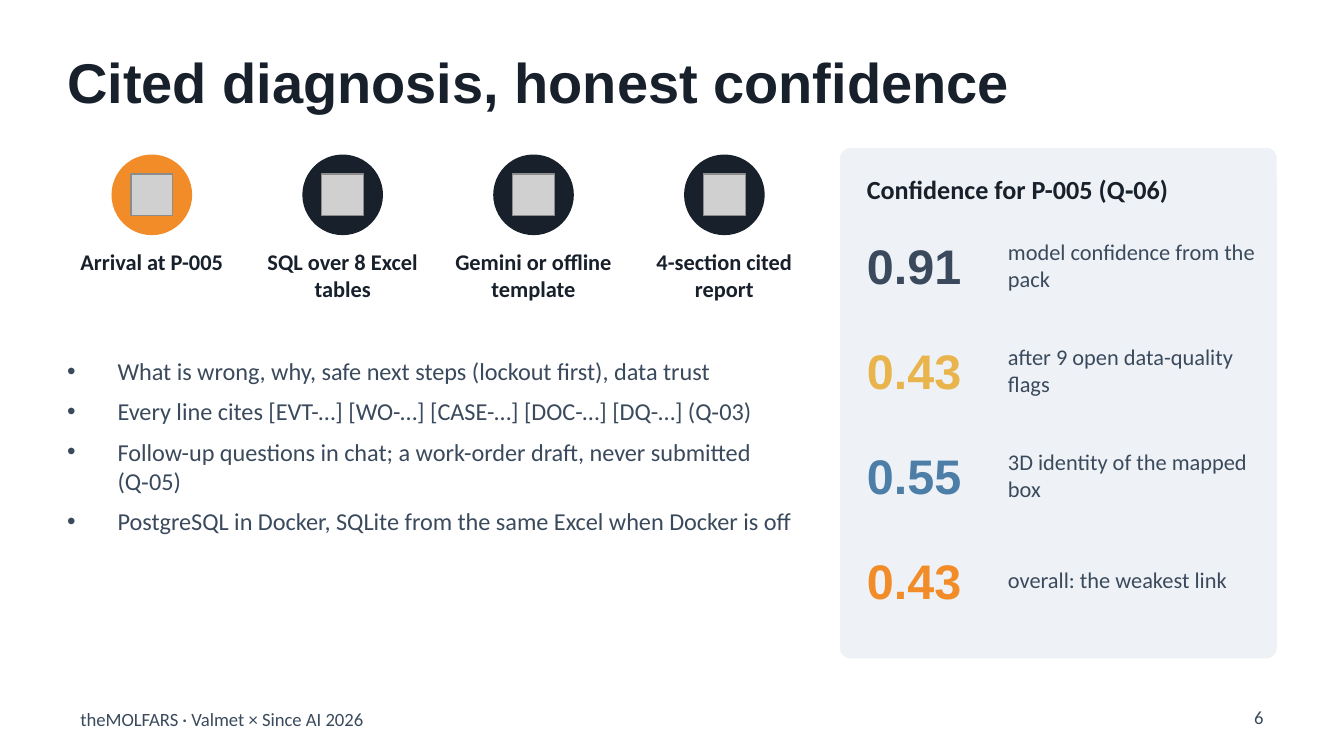
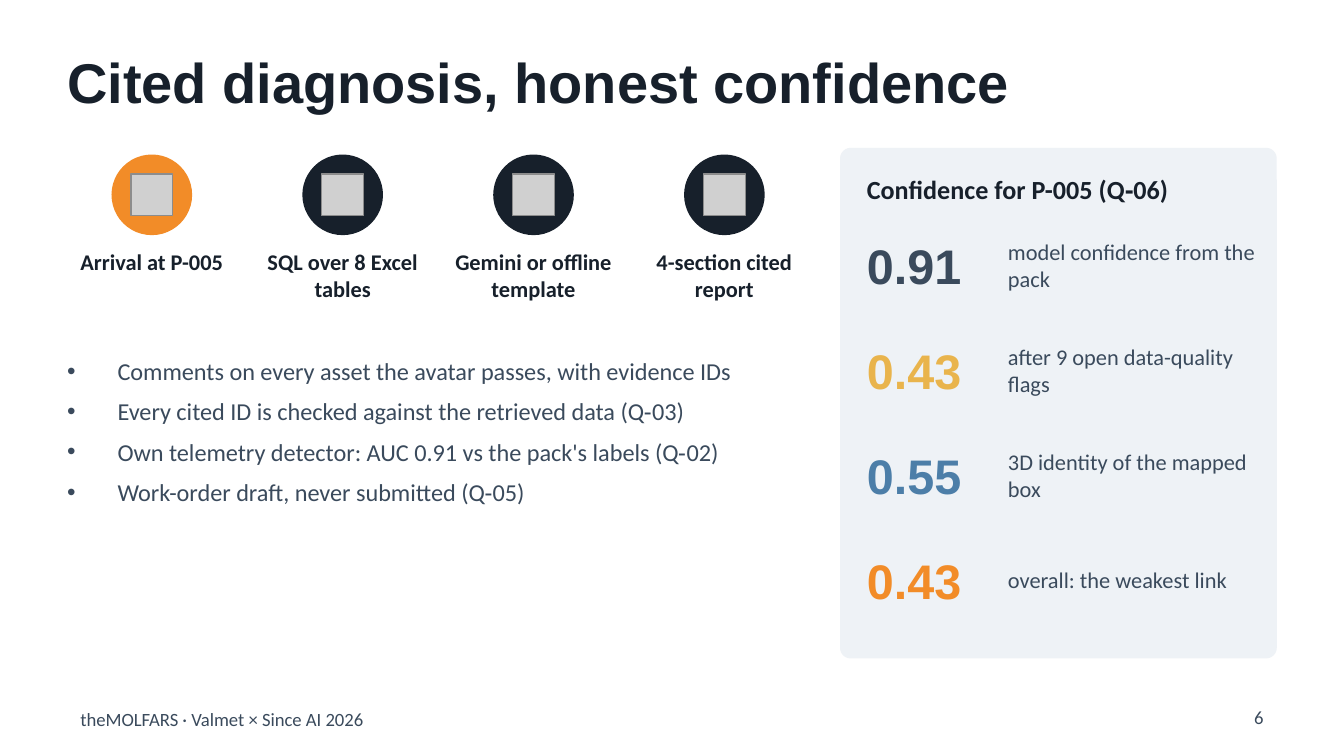
Before and after one commit to huziichuk/theMOLFARS, a slide deck: slide 6 of docs/theMOLFARS_slides.pptx. Drawn at 1344x756 pixels with LibreOffice and Linux fonts; fonts in the diff are those of the drawing; grey boxes stand for pictures. Boxes give left, top, right and bottom in pixels: in the first picture for what was removed or moved away, otherwise in the second. Text is boxed around its words. In the diff, an @@ line names an element or a change of style, - is before the commit and + after.

```diff
--- a/docs/theMOLFARS_slides.pptx
+++ b/docs/theMOLFARS_slides.pptx
@@ text at [118,363,731,505]: text changed @@
-• What is wrong, why, safe next steps (lockout first), data trust
-• Every line cites [EVT-…] [WO-…] [CASE-…] [DOC-…] [DQ-…] (Q‑03)
-• Follow-up questions in chat; a work-order draft, never submitted (Q‑05)
-• PostgreSQL in Docker, SQLite from the same Excel when Docker is off
+• Comments on every asset the avatar passes, with evidence IDs
+• Every cited ID is checked against the retrieved data (Q‑03)
+• Own telemetry detector: AUC 0.91 vs the pack's labels (Q‑02)
+• Work-order draft, never submitted (Q‑05)
```
Also in this commit, not shown: 4 other slides changed, 17 other files.
